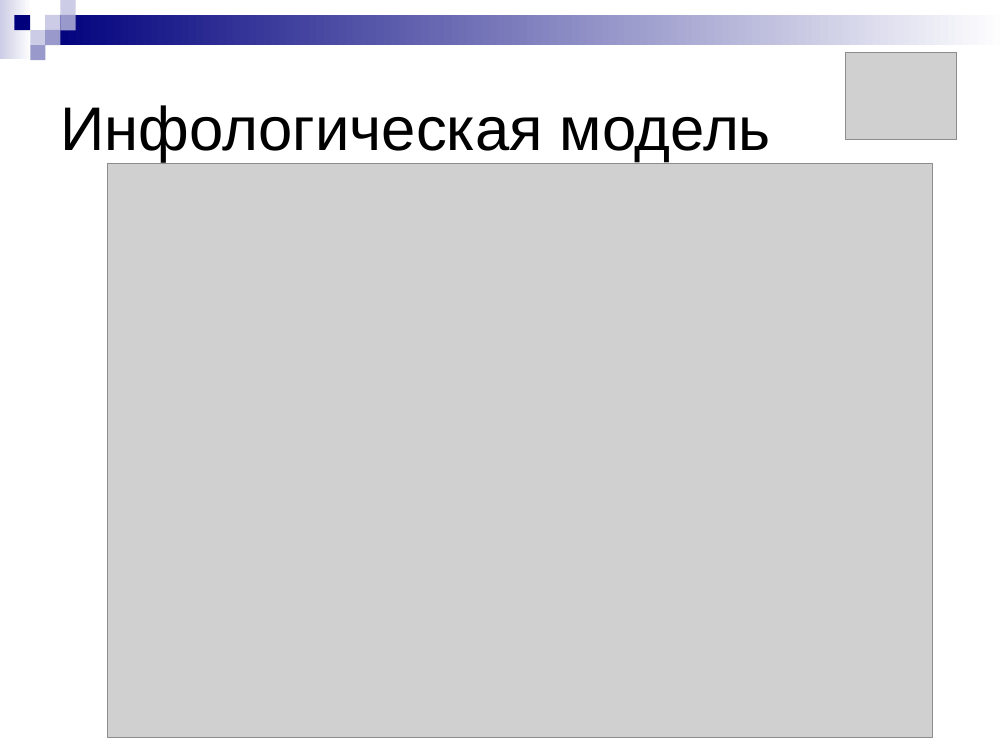
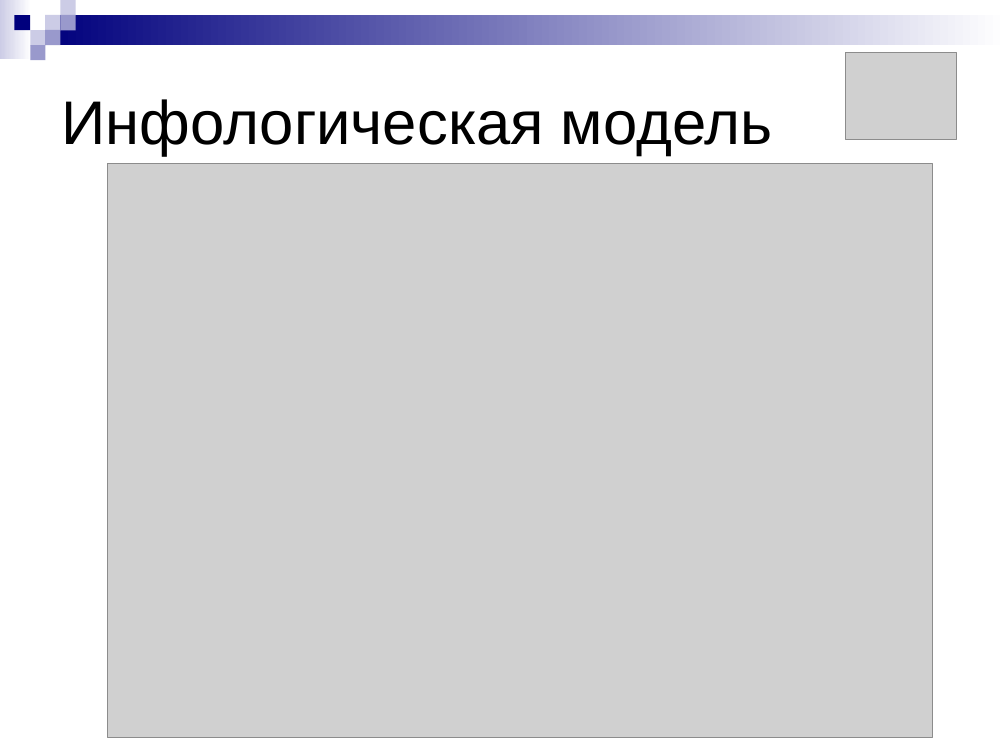
Before and after one commit to aricent123/cadbis, a slide deck: slide 5 of CADBiS_docs/DRypa/presentation.ppt. Drawn at 1008x756 pixels with LibreOffice and Linux fonts; fonts in the diff are those of the drawing; grey boxes stand for pictures. Boxes give left, top, right and bottom in pixels: in the first picture for what was removed or moved away, otherwise in the second. Text is boxed around its words. In the diff, an @@ line names an element or a change of style, - is before the commit and + after.

```diff
--- a/CADBiS_docs/DRypa/presentation.ppt
+++ b/CADBiS_docs/DRypa/presentation.ppt
@@ title "Инфологическая модель" moved from (x1=60, y1=105, x2=771, y2=162) to (x1=62, y1=99, x2=772, y2=156) @@
```
Also in this commit, not shown: 1 other slide changed, 1 slide added, 3 other files.
